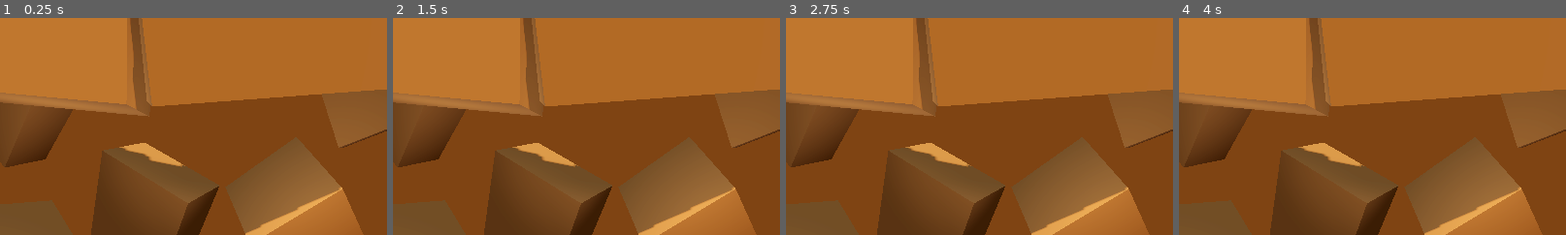
Above: before the commit, frames 1-4 (left to right).
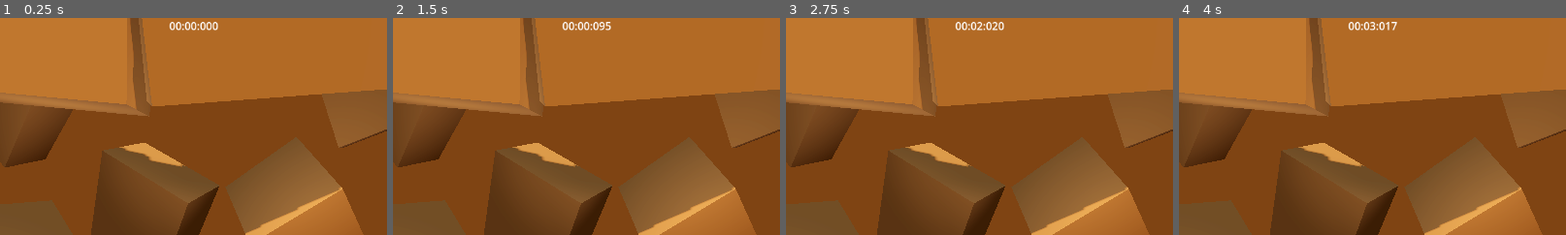
Above: after the commit, the same moments.

Repository: LukasVasi/godot-project-boost
Game: Godot game, scene res://levels/level_1.tscn
The game is run twice, just before and just after one commit, with the same random seed, the same clock (stepped at 60 frames per second) and the same inputs.
Inputs:
- Up to frame 1 (0.25 s): no input
- Up to frame 2 (1.5 s): tap Enter at 0.5 s; hold D (rotate_right) 0.53-1.28 s; hold W (boost) 0.53-1.28 s; hold A (rotate_left) from 1.28 s (still down); tap W (boost) at 1.35 s
- Up to frame 3 (2.75 s): release A (rotate_left) at 2.03 s; hold D (rotate_right) from 2.03 s (still down); hold W (boost) from 2.03 s (still down)
- Up to frame 4 (4 s): release W (boost) at 2.78 s; tap W (boost) at 2.85 s; release D (rotate_right) at 3.53 s; hold A (rotate_left) from 3.53 s (still down); hold W (boost) from 3.53 s (still down)
The pictures show only the part of the screen within x 25-75%, y 0-50%; the shares and areas given below are measured in that part.

The runs differ from the first frame. In frame 1, 0.3% of the frame differs, in the area x 43-57%, y 1-6%; in frame 2, 0.3%; in frame 3, 0.3%; in frame 4, 0.3%.

Commit message:
Added time tracking

Diff:
--- a/hud.gd
+++ b/hud.gd
@@ -4,8 +4,14 @@
 @onready var player: Player = $".."
 @onready var velocity_label: Label = $VelocityLabel
 @onready var fuel_label: Label = $FuelLabel
+@onready var time_label: Label = $TimeLabel
 
 # Called every frame. 'delta' is the elapsed time since the previous frame.
-func _process(delta: float) -> void:
+func _process(_delta: float) -> void:
 	velocity_label.text = str(round(player.linear_velocity.length())) + " m/s"
 	fuel_label.text = str(round(player.fuel_amount))
+	var time: float = player.level_time
+	var minutes: int = floor(time/60)
+	var seconds: int = floor(time - minutes * 60)
+	var centiseconds: int = round((time - floor(time)) * 100)
+	time_label.text = "%02d:%02d:%03d" % [minutes, seconds, centiseconds]
--- a/player.gd
+++ b/player.gd
@@ -9,6 +9,7 @@
 @onready var left_booster_particles: GPUParticles3D = $LeftBoosterParticles
 @onready var explosion_particles: GPUParticles3D = $ExplosionParticles
 @onready var success_particles: GPUParticles3D = $SuccessParticles
+@onready var level_timer: Timer = $LevelTimer
 
 @export_category("Rocket movement")
 
@@ -32,12 +33,21 @@
 ## The amount of fuel that is lost per second while firing the rocket
 @export var fuel_loss: float = 10
 
+## The time that has passed since the player started playing the level in seconds
+var level_time: float = 0.0
+
 ## Flag that determines if the rocket is firing (either moving or rotating)
 var _is_firing: bool = false
 
 var _is_transitioning: bool = false
 
-func _process(_delta: float) -> void:
+## Flag used to determine if the player has started playing (moving). Used to start score timer.
+var _playing: bool = false
+
+func _process(delta: float) -> void:
+	if _playing:
+		level_time += delta
+
 	if Input.is_action_just_pressed("ui_cancel"):
 		get_tree().quit()
 
@@ -79,6 +89,9 @@
 
 		if not rocket_audio.playing:
 			rocket_audio.play()
+
+		if not _playing:
+			_playing = true
 	else:
 		rocket_audio.stop()
 
@@ -92,6 +105,7 @@
 
 		if body.is_in_group("Goal"):
 			_is_transitioning = true
+			_playing = false
 			set_physics_process(false)
 			success_audio.play()
 			success_particles.emitting = true
@@ -104,6 +118,7 @@
 
 
 func _handle_crash() -> void:
+	_playing = false
 	set_physics_process(false)
 	print("You crashed")
 	explosion_audio.play()
--- a/player.tscn
+++ b/player.tscn
@@ -165,6 +165,19 @@
 vertical_alignment = 1
 metadata/_edit_use_anchors_ = true
 
+[node name="TimeLabel" type="Label" parent="HUD"]
+anchors_preset = 5
+anchor_left = 0.5
+anchor_right = 0.5
+offset_left = -30.5
+offset_right = 30.5
+offset_bottom = 23.0
+grow_horizontal = 2
+size_flags_horizontal = 4
+text = "Time"
+horizontal_alignment = 1
+vertical_alignment = 1
+
 [node name="FuelLabel" type="Label" parent="HUD"]
 anchors_preset = 1
 anchor_left = 1.0
